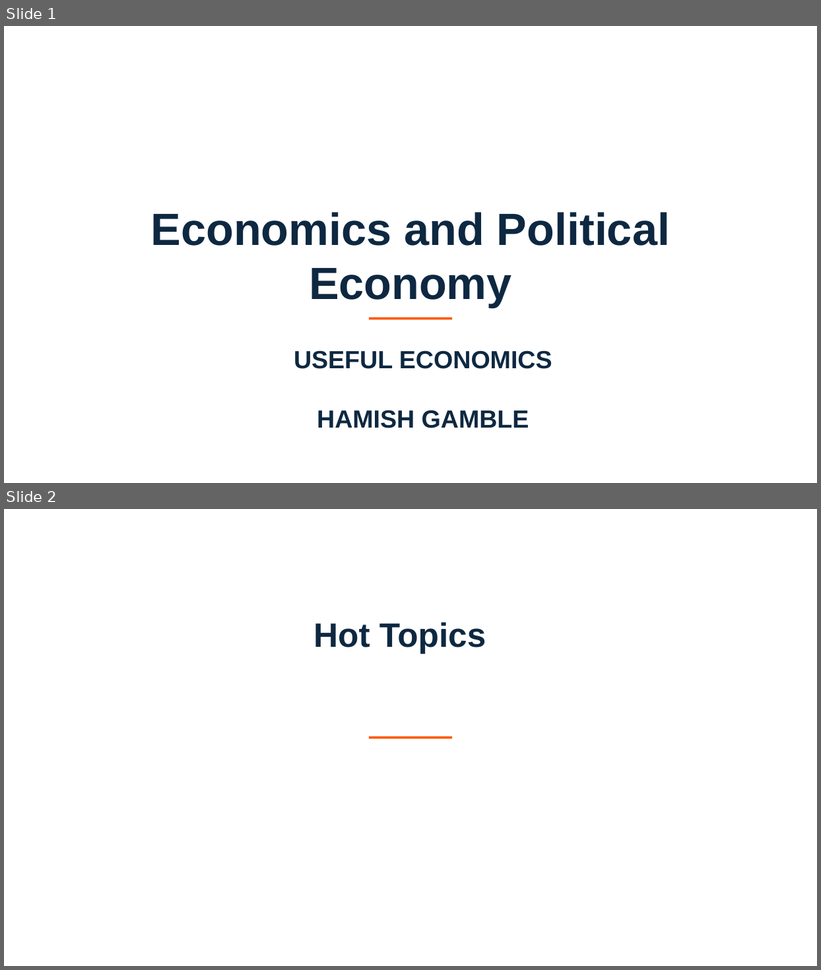
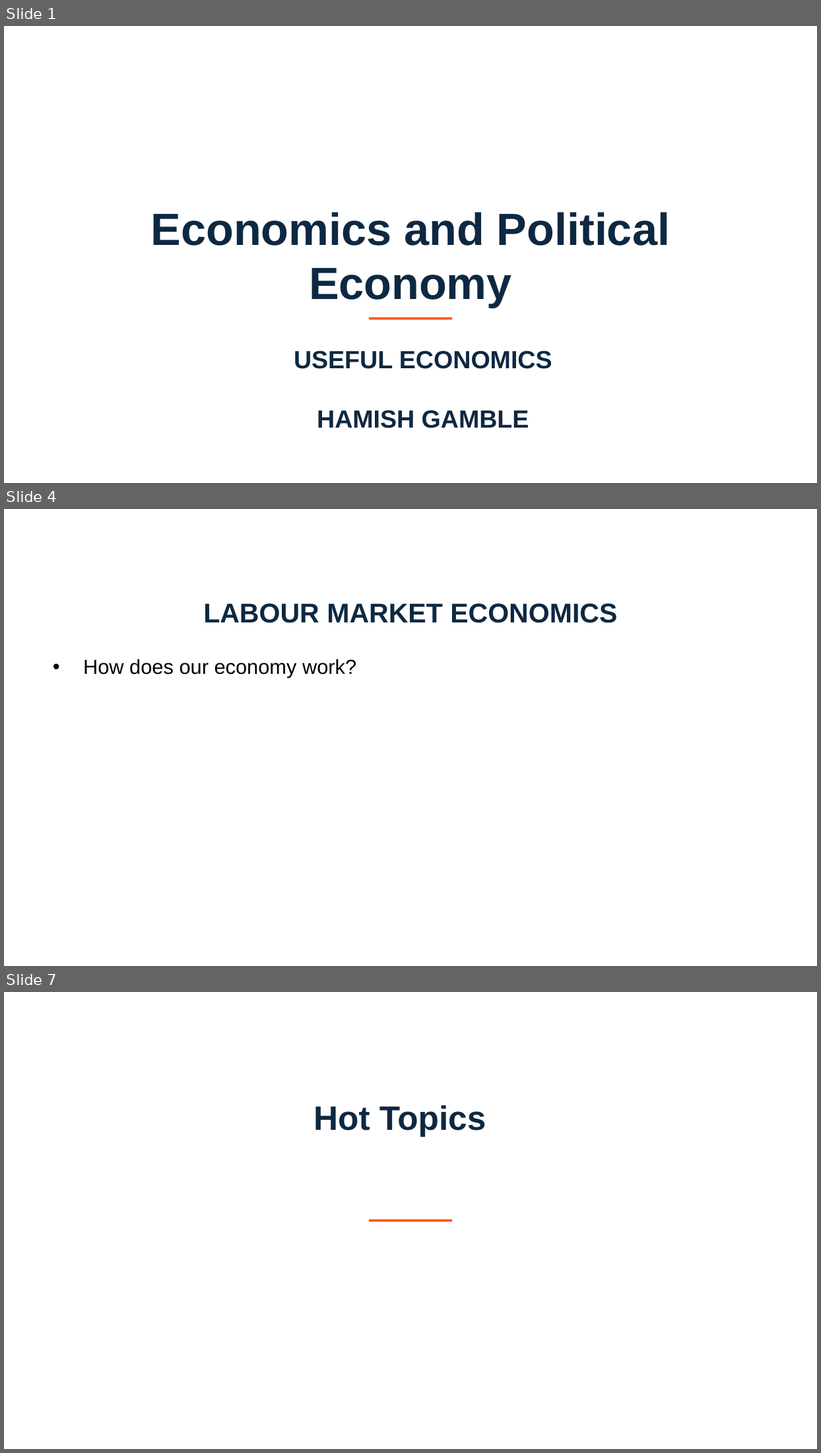
Before and after one commit to amwu-nrc/economics-presentations, a slide deck: du4-economics-political-economy-hamish-gamble.pptx. Shown one above the other, each under a label of ours: slides 1 and 2 before the commit, slides 1, 4 and 7 after it; the slides between them are not shown. The pictures are 821x970 and 821x1453 pixels, drawn with LibreOffice and Linux fonts; fonts in the diff are those of the drawing; background and template pictures are left out. Boxes give left, top, right and bottom in pixels: in the first picture for what was removed or moved away, otherwise in the second. Text is boxed around its words. In the diff, an @@ line names an element or a change of style, - is before the commit and + after.

```diff
--- a/du4-economics-political-economy-hamish-gamble.pptx
+++ b/du4-economics-political-economy-hamish-gamble.pptx
@@ slide 4 added at <box>4,509,817,966</box>, background picture (left out) @@
@@ title added at <box>203,603,617,623</box>, 24 pt, text #0E2841, bold @@
+LABOUR MARKET ECONOMICS
@@ text added at <box>83,659,356,678</box>, 18 pt, text #000000 @@
+• How does our economy work?
@@ what was slide 2 is now slide 7 @@
```
Also in this commit, not shown: 1 slide changed, 4 other slides added, 25 other files.
